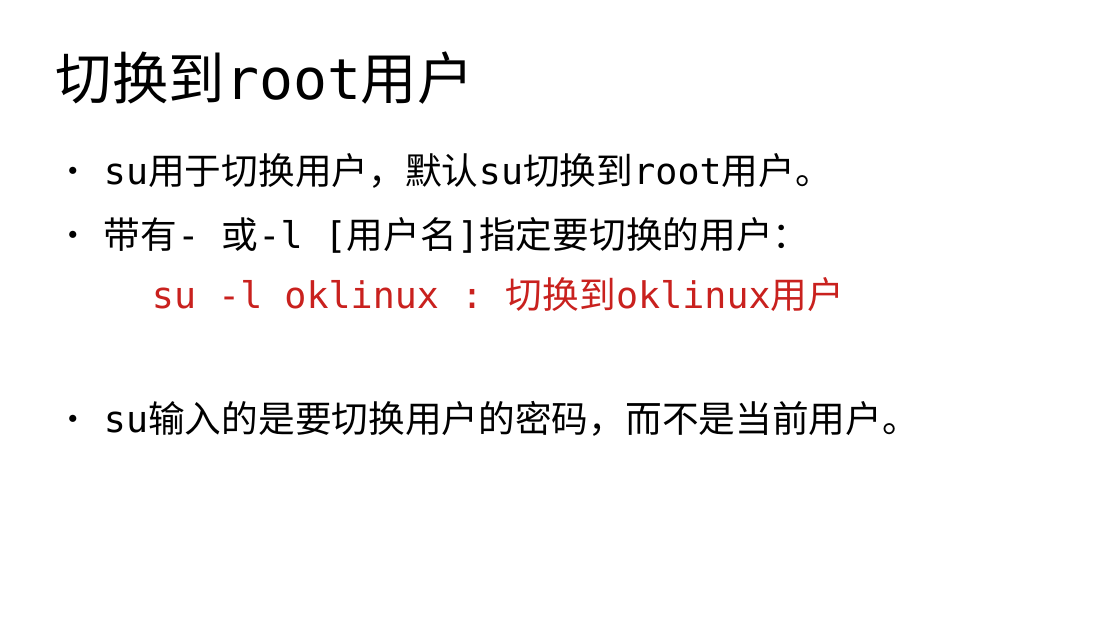
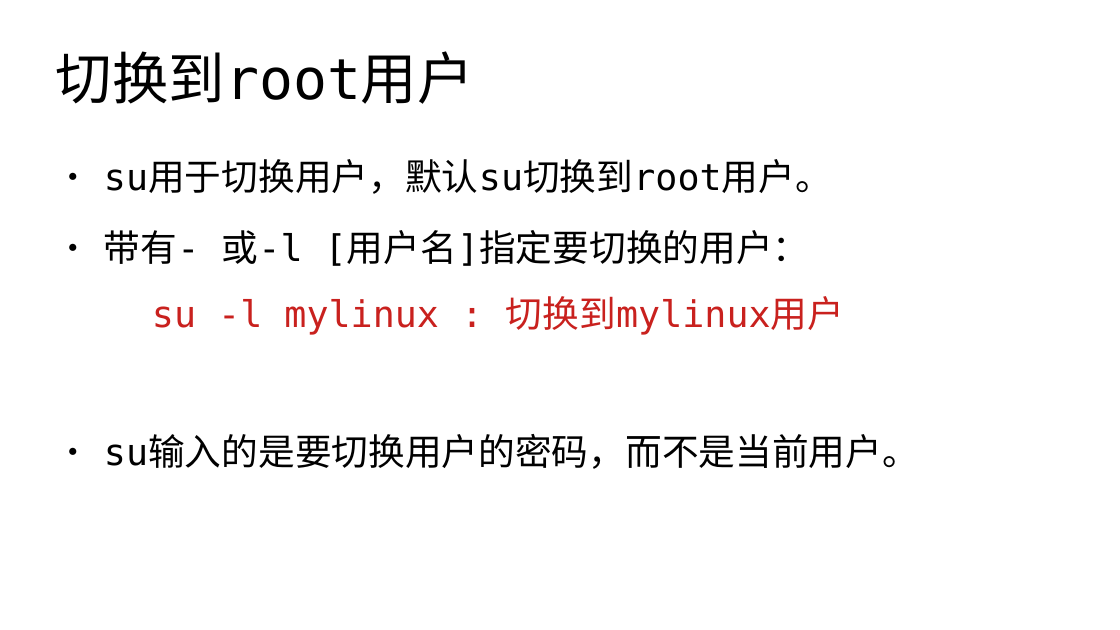
Before and after one commit to master-genius/linux-system, a slide deck: slide 12 of materials/slides/ch03-user.odp. Drawn at 1120x630 pixels with LibreOffice and Linux fonts; fonts in the diff are those of the drawing. Boxes give left, top, right and bottom in pixels: in the first picture for what was removed or moved away, otherwise in the second. Text is boxed around its words. In the diff, an @@ line names an element or a change of style, - is before the commit and + after.

```diff
--- a/materials/slides/ch03-user.odp
+++ b/materials/slides/ch03-user.odp
@@ text at bbox=[104, 161, 919, 469]: line spacing 1 to 1.15 @@
@@ text at bbox=[152, 296, 844, 335]: text changed @@
-  su -l oklinux : 切换到oklinux用户
+  su -l mylinux : 切换到mylinux用户
```
Also in this commit, not shown: 20 other slides changed, 40 other files.
